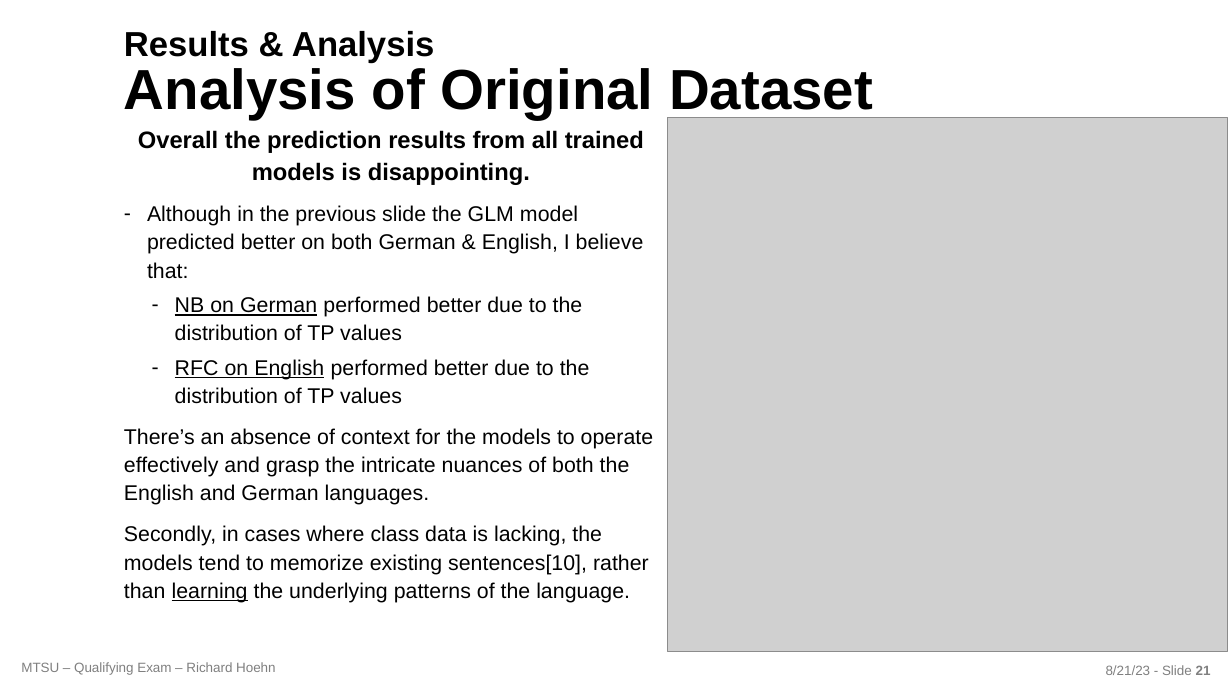
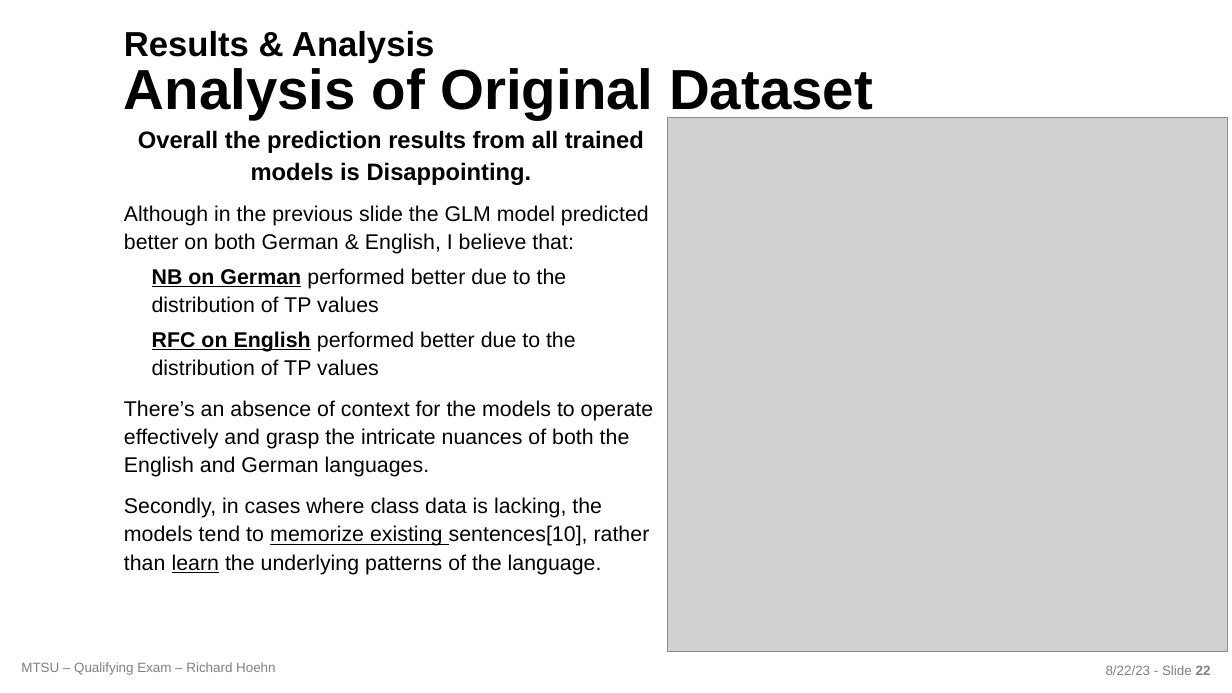
Before and after one commit to richardhoehn/mtsu.coms.qualifying-exam, a slide deck: slide 22 of presentation/COMS_Qualifying_Exam-2023-08-21.pptx (slide 21 before the commit). Drawn at 1232x693 pixels with LibreOffice and Linux fonts; fonts in the diff are those of the drawing; grey boxes stand for pictures; background and template pictures are left out. Boxes give left, top, right and bottom in pixels: in the first picture for what was removed or moved away, otherwise in the second. Text is boxed around its words. In the diff, an @@ line names an element or a change of style, - is before the commit and + after.

```diff
--- a/presentation/COMS_Qualifying_Exam-2023-08-21.pptx
+++ b/presentation/COMS_Qualifying_Exam-2023-08-21.pptx
@@ text at bbox=[138, 130, 644, 185]: text changed @@
-Overall the prediction results from all trained models is disappointing.
+Overall the prediction results from all trained models is Disappointing.
@@ text at bbox=[124, 205, 649, 376]: bold on in "NB on German", "RFC on English"; bullet - to none @@
@@ text at bbox=[124, 497, 650, 575]: text changed @@
-Secondly, in cases where class data is lacking, the models tend to memorize existing sentences[10], rather than learning the underlying patterns of the language.
+Secondly, in cases where class data is lacking, the models tend to memorize existing sentences[10], rather than learn the underlying patterns of the language.
@@ text at bbox=[1106, 665, 1211, 675]: text changed @@
-8/21/23 - Slide 21
+8/22/23 - Slide 22
```
Also in this commit, not shown: 16 other slides changed, 1 slide added, 5 other files.
